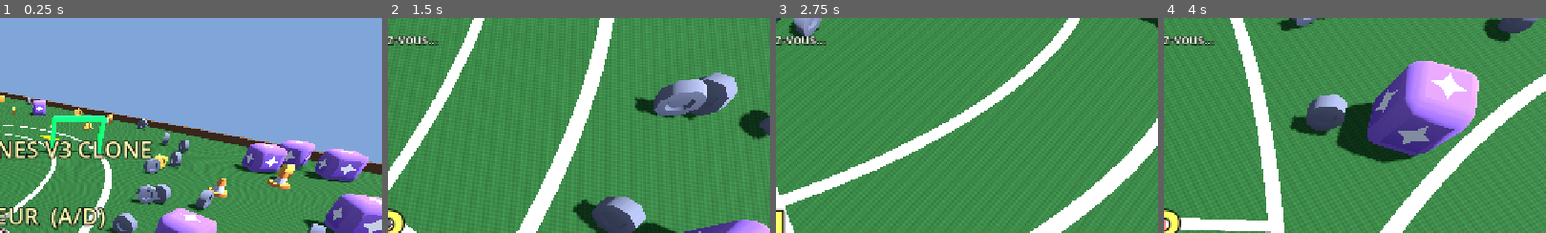
Above: before the commit, frames 1-4 (left to right).
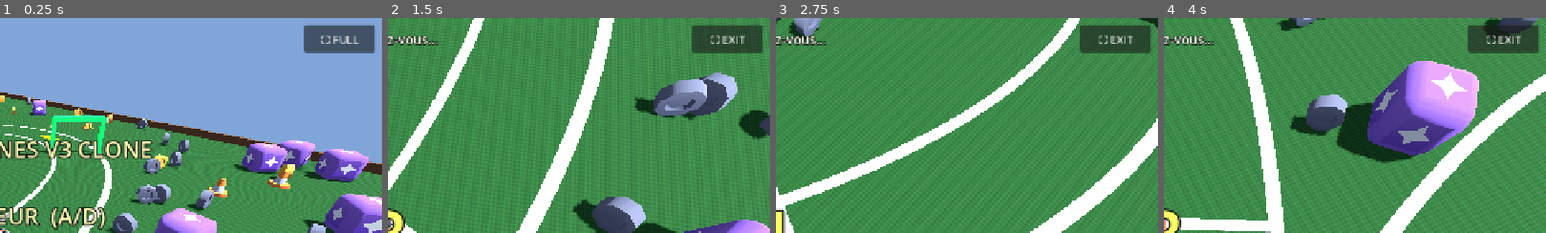
Above: after the commit, the same moments.

Repository: Naskaus/micromachines-v3-clone
Game: Godot game, scene res://scenes/Main.tscn
The game is run twice, just before and just after one commit, with the same random seed, the same clock (stepped at 60 frames per second) and the same inputs.
Inputs (mouse positions are % of the whole screen's width and height, from its top left):
- Up to frame 1 (0.25 s): no input
- Up to frame 2 (1.5 s): click (94, 5) at 0.5 s, where only the run after the commit has a clickable "⛶ FULL"; move the mouse to (72, 45) at 1.27 s; hold D (p1_right) from 1.28 s (still down); tap R at 1.35 s; click (72, 45) at 1.42 s
- Up to frame 3 (2.75 s): release D (p1_right) at 2 s; drag from (30, 55) to (45, 70) at 2.02 s
- Up to frame 4 (4 s): move the mouse to (60, 28) at 2.77 s; hold D (p1_right) 2.78-3.5 s; tap Backspace at 2.85 s; drag from (45, 70) to (20, 35) at 3.52 s
The pictures show only the part of the screen within x 50-100%, y 0-50%; the shares and areas given below are measured in that part.

The runs differ from the first frame. In frame 1, 2.4% of the frame differs, in the area x 79-98%, y 3-17%; in frame 2, 2.4%; in frame 3, 2.4%; in frame 4, 2.1%.

Commit message:
v0.16.1: fullscreen toggle button (top-right HUD)

Diff:
--- a/src/scenes/Main.tscn
+++ b/src/scenes/Main.tscn
@@ -6,6 +6,7 @@
 [ext_resource type="Script" path="res://scripts/camera_follow.gd" id="4_cam"]
 [ext_resource type="Script" path="res://scripts/race_manager.gd" id="5_race"]
 [ext_resource type="Script" path="res://scripts/minimap.gd" id="6_minimap"]
+[ext_resource type="Script" path="res://scripts/fullscreen_button.gd" id="7_fs"]
 
 [sub_resource type="Environment" id="Env_default"]
 background_mode = 1
@@ -184,6 +185,19 @@
 theme_override_constants/outline_size = 8
 theme_override_font_sizes/font_size = 56
 
+[node name="FullscreenButton" type="Button" parent="HUD"]
+anchors_preset = 1
+anchor_left = 1.0
+anchor_right = 1.0
+offset_left = -130.0
+offset_top = 12.0
+offset_right = -12.0
+offset_bottom = 50.0
+grow_horizontal = 0
+text = "⛶ FULL"
+script = ExtResource("7_fs")
+theme_override_font_sizes/font_size = 18
+
 [node name="RaceManager" type="Node" parent="."]
 script = ExtResource("5_race")
 player_paths = [NodePath("../P1_Red"), NodePath("../P2_Cyan")]
--- /dev/null
+++ b/src/scripts/fullscreen_button.gd
@@ -0,0 +1,27 @@
+extends Button
+
+# Toggles fullscreen mode. Works on desktop, web and mobile.
+# On web/iOS, the click counts as the required user gesture for the Fullscreen API.
+
+
+func _ready() -> void:
+	pressed.connect(_on_pressed)
+	_refresh_label()
+
+
+func _on_pressed() -> void:
+	var mode: int = DisplayServer.window_get_mode()
+	if mode == DisplayServer.WINDOW_MODE_FULLSCREEN or mode == DisplayServer.WINDOW_MODE_EXCLUSIVE_FULLSCREEN:
+		DisplayServer.window_set_mode(DisplayServer.WINDOW_MODE_WINDOWED)
+	else:
+		DisplayServer.window_set_mode(DisplayServer.WINDOW_MODE_FULLSCREEN)
+	# Defer label refresh so the mode change has taken effect
+	call_deferred("_refresh_label")
+
+
+func _refresh_label() -> void:
+	var mode: int = DisplayServer.window_get_mode()
+	if mode == DisplayServer.WINDOW_MODE_FULLSCREEN or mode == DisplayServer.WINDOW_MODE_EXCLUSIVE_FULLSCREEN:
+		text = "⛶ EXIT"
+	else:
+		text = "⛶ FULL"
Not shown: 1 places in src/scenes/Main.tscn that only renumber resources
Not shown, added: src/scripts/fullscreen_button.gd.uid
